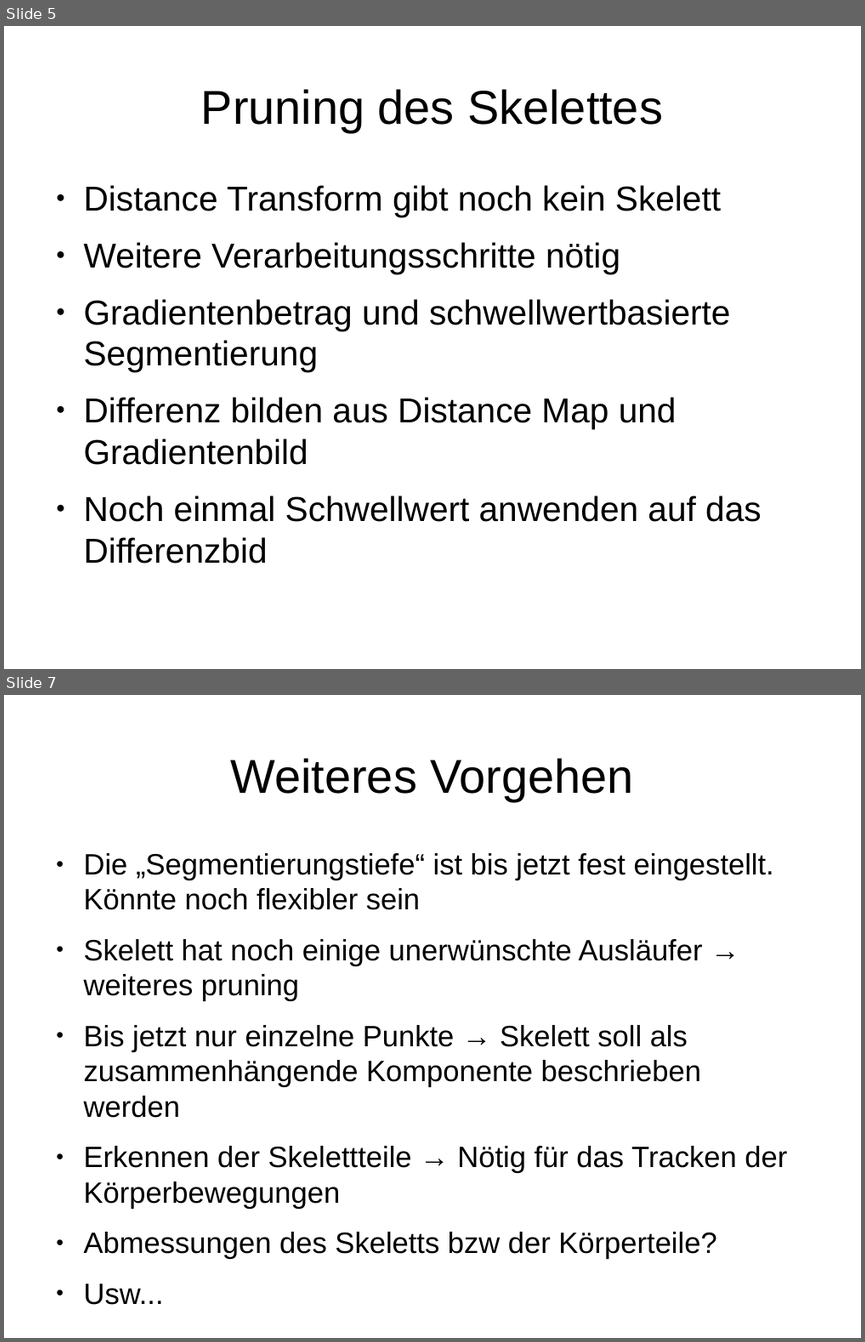
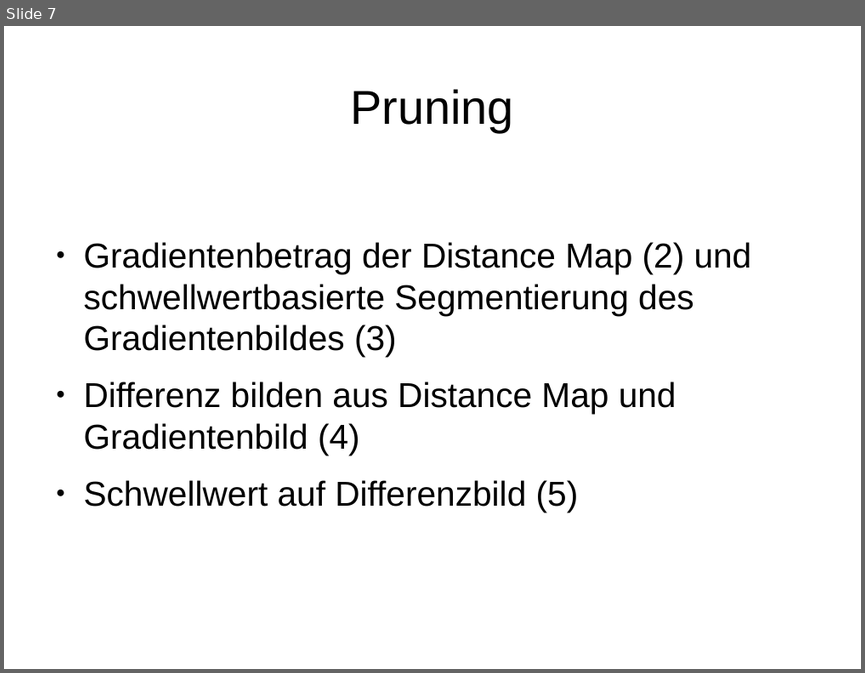
Before and after one commit to sandrellaella/bildverarbeitung, a slide deck: docs/Zwischenstand_1272012.odp. Shown one above the other, each under a label of ours: slides 5 and 7 before the commit, slide 7 after it; the slides between them are not shown. The pictures are 865x1342 and 865x673 pixels, drawn with LibreOffice and Linux fonts; fonts in the diff are those of the drawing. Boxes give left, top, right and bottom in pixels: in the first picture for what was removed or moved away, otherwise in the second. Text is boxed around its words. In the diff, an @@ line names an element or a change of style, - is before the commit and + after.

```diff
--- a/docs/Zwischenstand_1272012.odp
+++ b/docs/Zwischenstand_1272012.odp
@@ slide 7 removed at (4,695,861,1338), background #FFFFFF @@
@@ title removed at (231,758,633,801) @@
-Weiteres Vorgehen
@@ text removed at (84,853,787,1304) @@
-● Die „Segmentierungstiefe“ ist bis jetzt fest eingestellt. Könnte noch flexibler sein
-● Skelett hat noch einige unerwünschte Ausläufer → weiteres pruning
-● Bis jetzt nur einzelne Punkte → Skelett soll als zusammenhängende Komponente beschrieben werden
-● Erkennen der Skelettteile → Nötig für das Tracken der Körperbewegungen
-● Abmessungen des Skeletts bzw der Körperteile?
-● Usw...
@@ what was slide 5 is now slide 7 @@
@@ slide 7 changed as well @@
@@ title at (351,89,514,132): text changed @@
-Pruning des Skelettes
+Pruning
@@ text at (84,242,752,511): text changed @@
-● Distance Transform gibt noch kein Skelett
-● Weitere Verarbeitungsschritte nötig
-● Gradientenbetrag und schwellwertbasierte Segmentierung
-● Differenz bilden aus Distance Map und Gradientenbild
-● Noch einmal Schwellwert anwenden auf das Differenzbid
+● Gradientenbetrag der Distance Map (2) und schwellwertbasierte Segmentierung des Gradientenbildes (3)
+● Differenz bilden aus Distance Map und Gradientenbild (4)
+● Schwellwert auf Differenzbild (5)
```
Also in this commit, not shown: 3 other slides changed, 8 slides added, 2 other slides removed, 41 other files.
